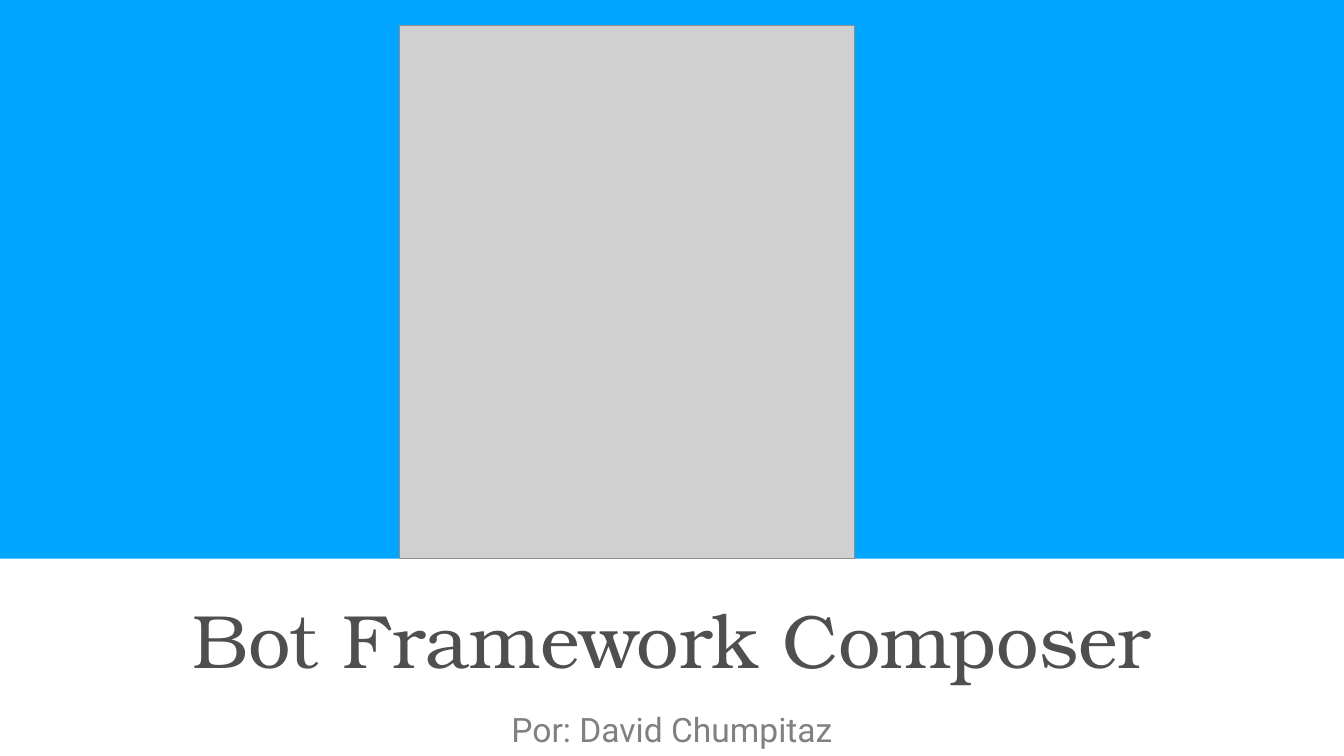
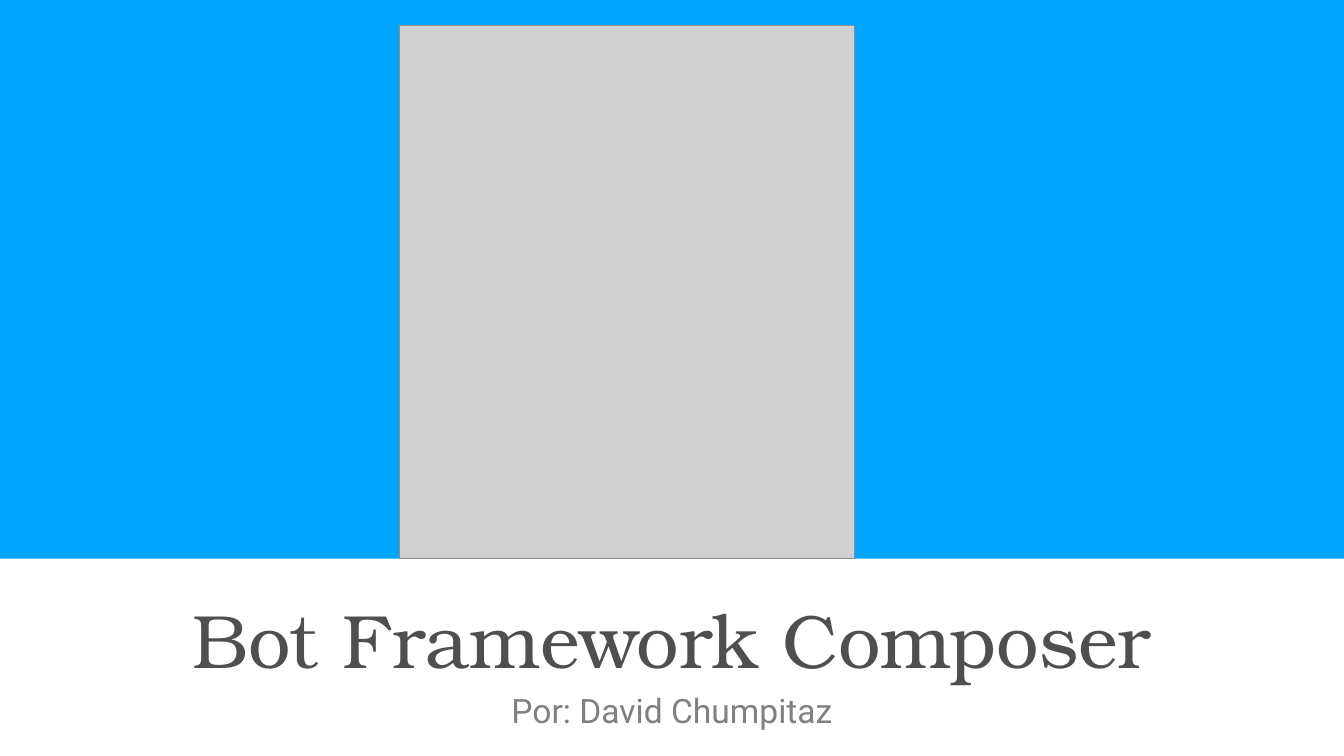
Before and after one commit to people-inmotion/pim-botframeworkcomposer, a slide deck: slide 1 of BotFrameworkComposer.pptx. Drawn at 1344x756 pixels with LibreOffice and Linux fonts; fonts in the diff are those of the drawing; grey boxes stand for pictures. Boxes give left, top, right and bottom in pixels: in the first picture for what was removed or moved away, otherwise in the second. Text is boxed around its words. In the diff, an @@ line names an element or a change of style, - is before the commit and + after.

Commit message:
Presentación

```diff
--- a/BotFrameworkComposer.pptx
+++ b/BotFrameworkComposer.pptx
@@ subtitle "Por: David Chumpitaz" moved from (x1=511, y1=717, x2=832, y2=749) to (x1=511, y1=698, x2=832, y2=730) @@
```
Also in this commit, not shown: 1 slide added.
